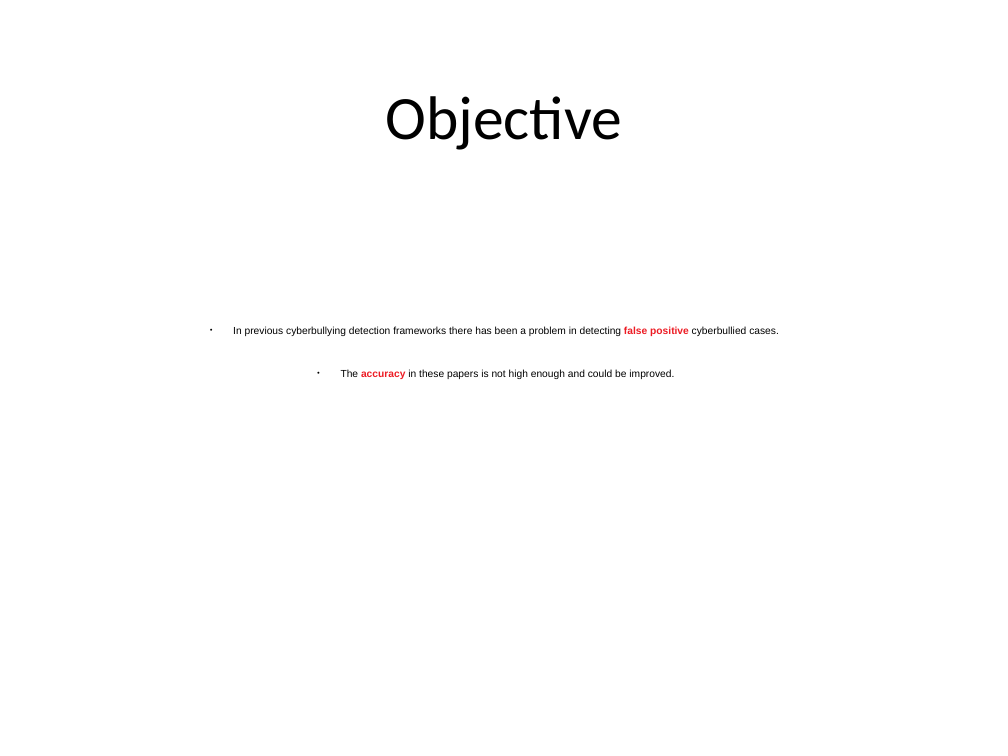
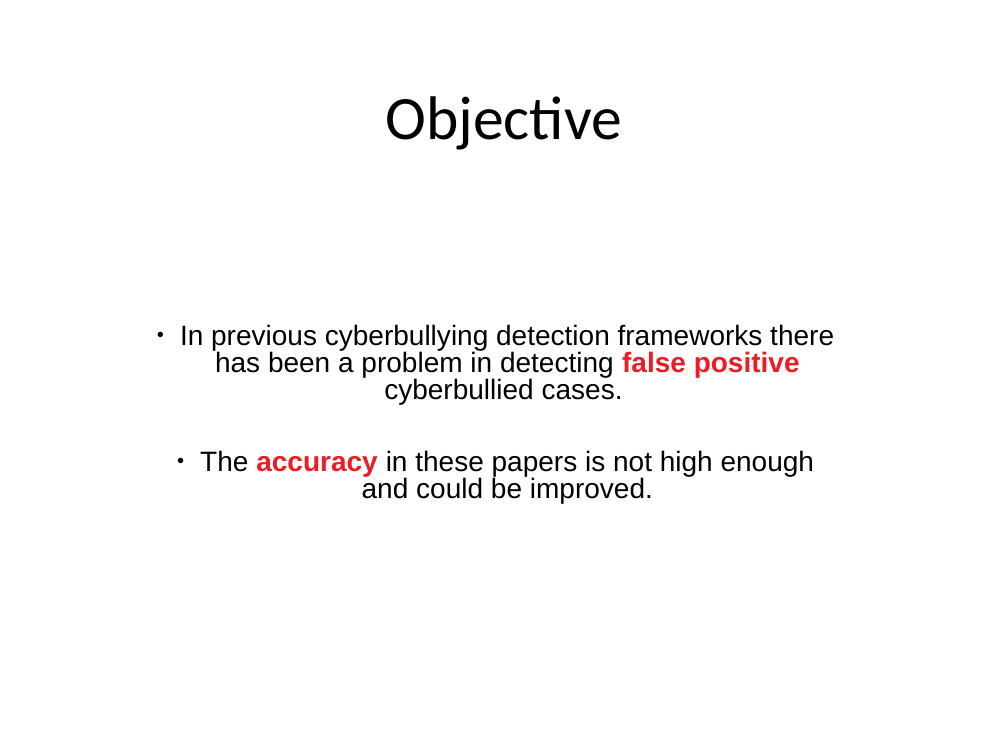
Before and after one commit to DevJohnIbrahim/SSM-GP, a slide deck: slide 7 of SRS/Presentation.pptx. Drawn at 1008x756 pixels with LibreOffice and Linux fonts; fonts in the diff are those of the drawing. Boxes give left, top, right and bottom in pixels: in the first picture for what was removed or moved away, otherwise in the second. Text is boxed around its words. In the diff, an @@ line names an element or a change of style, - is before the commit and + after.

```diff
--- a/SRS/Presentation.pptx
+++ b/SRS/Presentation.pptx
@@ text "In previous cyberbullying detection frameworks ..." at box(180, 324, 834, 503): size 7.4 to 20 pt; line spacing 1 to 0.8 @@
```
Also in this commit, not shown: 1 other slide changed.
